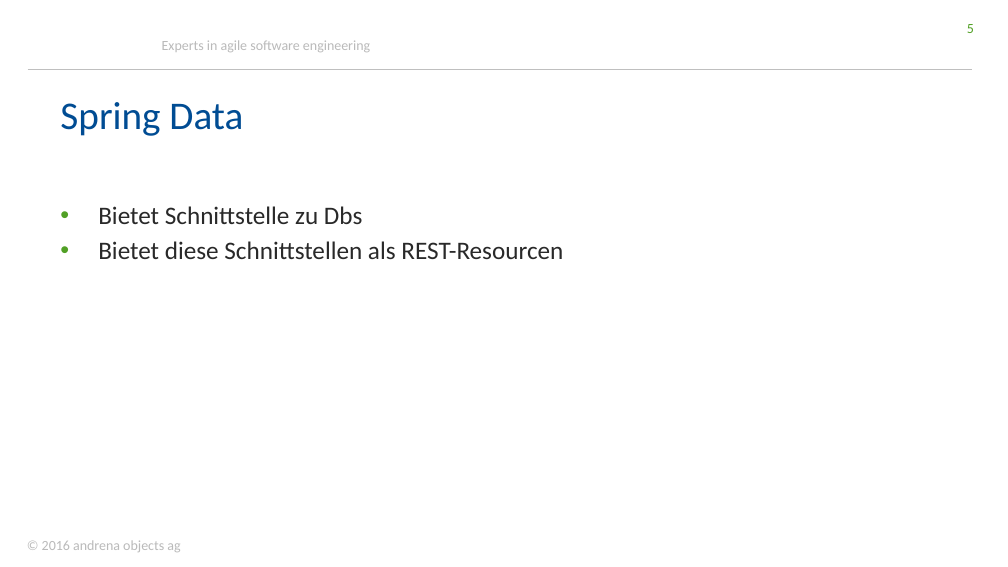
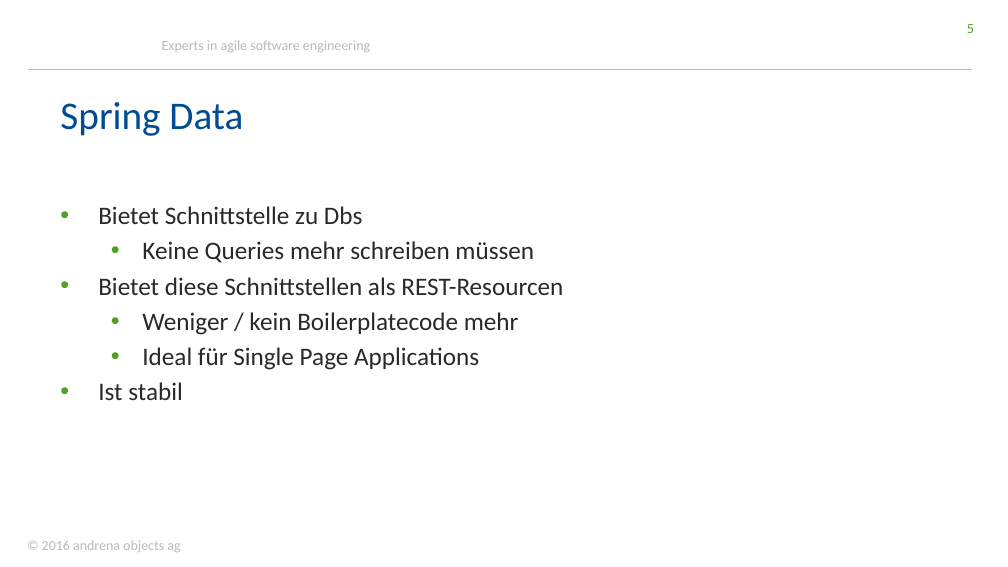
Before and after one commit to stklqt/oop-springboot-springdata-server, a slide deck: slide 5 of springBootDataWorkshop.pptx. Drawn at 1008x567 pixels with LibreOffice and Linux fonts; fonts in the diff are those of the drawing; background and template pictures are left out. Boxes give left, top, right and bottom in pixels: in the first picture for what was removed or moved away, otherwise in the second. Text is boxed around its words. In the diff, an @@ line names an element or a change of style, - is before the commit and + after.

Commit message:
folien

```diff
--- a/springBootDataWorkshop.pptx
+++ b/springBootDataWorkshop.pptx
@@ text at [142, 241, 534, 263]: paragraph added @@
+  • Keine Queries mehr schreiben müssen
@@ text at [98, 312, 519, 400]: paragraphs added @@
+  • Weniger / kein Boilerplatecode mehr
+  • Ideal für Single Page Applications
+• Ist stabil
```
Also in this commit, not shown: 1 other slide changed, 1 slide added.
